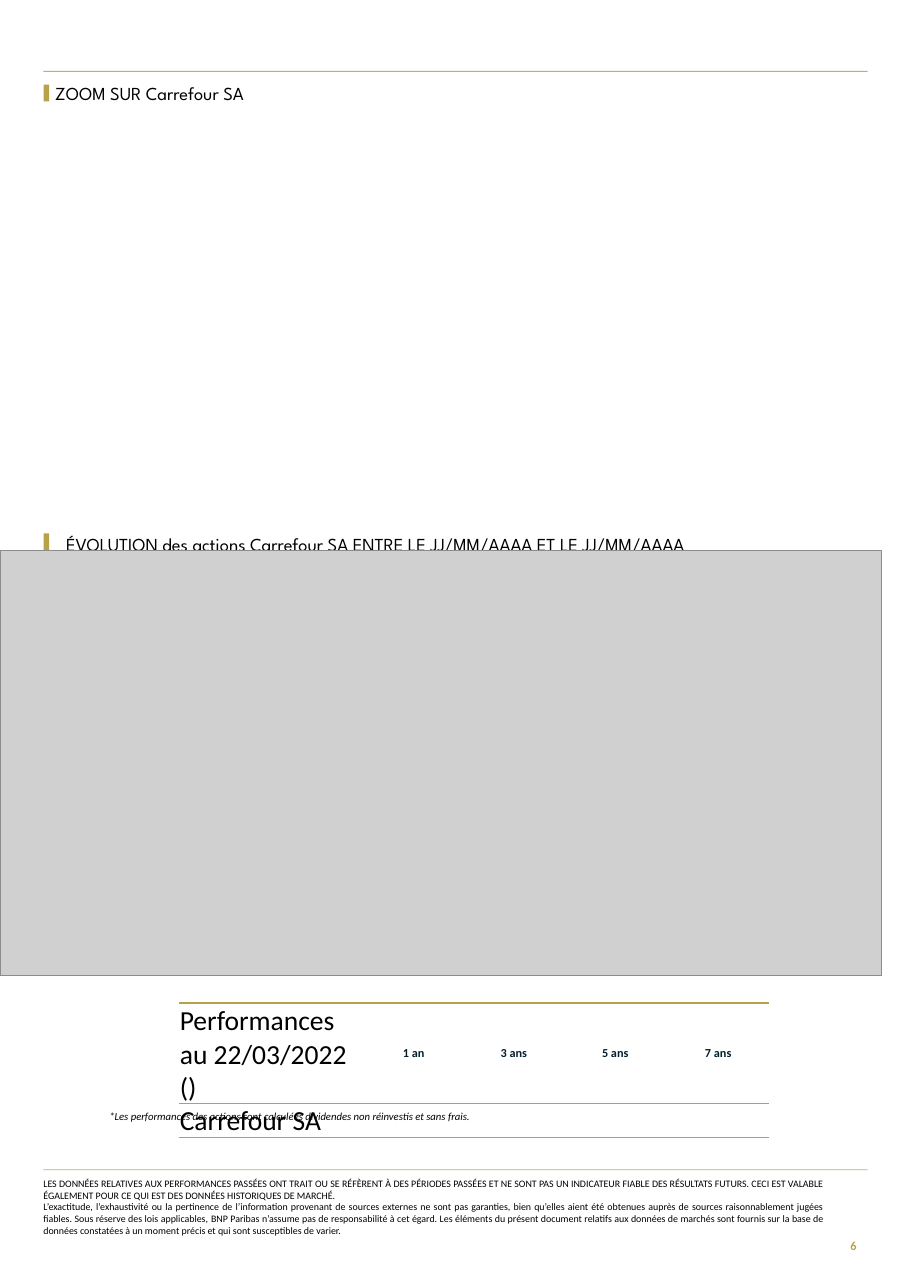
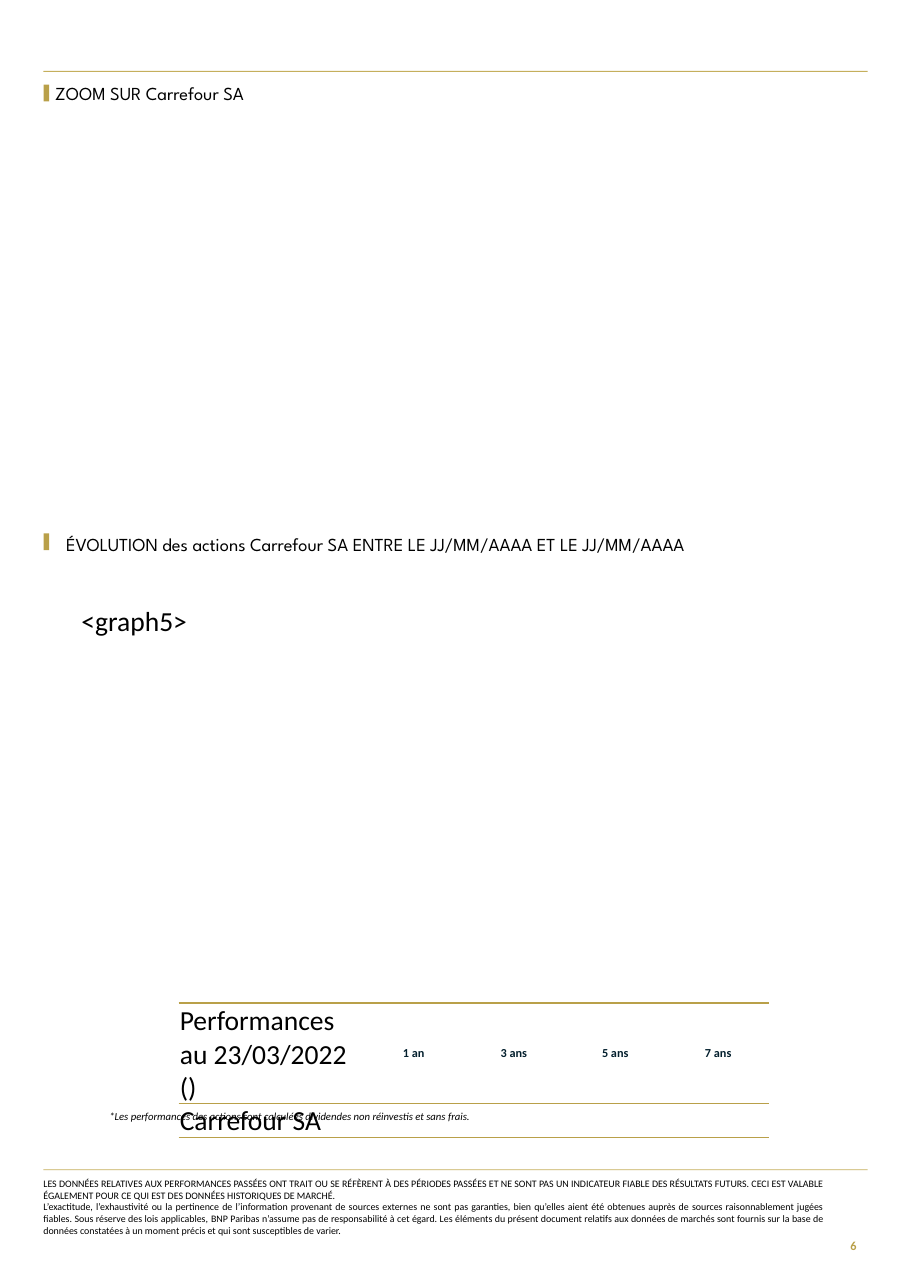
Before and after one commit to guillaumejacquin/equitim-project, a slide deck: slide 6 of result/Cap dix- F100140085F1result.pptx. Drawn at 911x1288 pixels with LibreOffice and Linux fonts; fonts in the diff are those of the drawing; grey boxes stand for pictures; background and template pictures are left out. Boxes give left, top, right and bottom in pixels: in the first picture for what was removed or moved away, otherwise in the second. Text is boxed around its words. In the diff, an @@ line names an element or a change of style, - is before the commit and + after.

```diff
--- a/result/Cap dix- F100140085F1result.pptx
+++ b/result/Cap dix- F100140085F1result.pptx
@@ picture removed at bbox=[0, 551, 881, 976] @@
@@ text added at bbox=[81, 612, 186, 636], 18 pt, text #000000 @@
+<graph5>
@@ table at bbox=[178, 1004, 768, 1135] @@
-row 1, column 1: Performances au 22/03/2022 ()
+row 1, column 1: Performances au 23/03/2022 ()
```
Also in this commit, not shown: 4 other slides changed, 7 other files.
